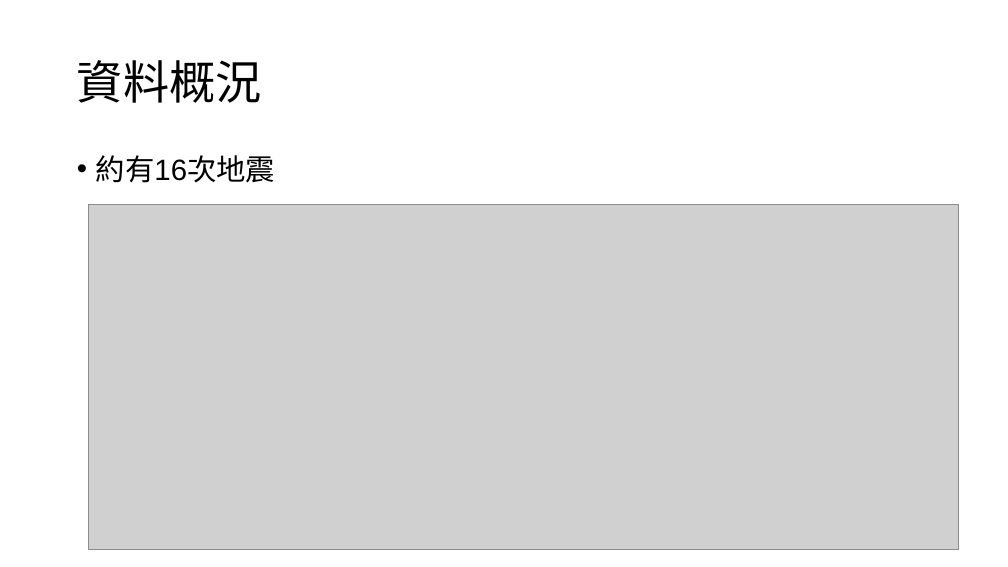
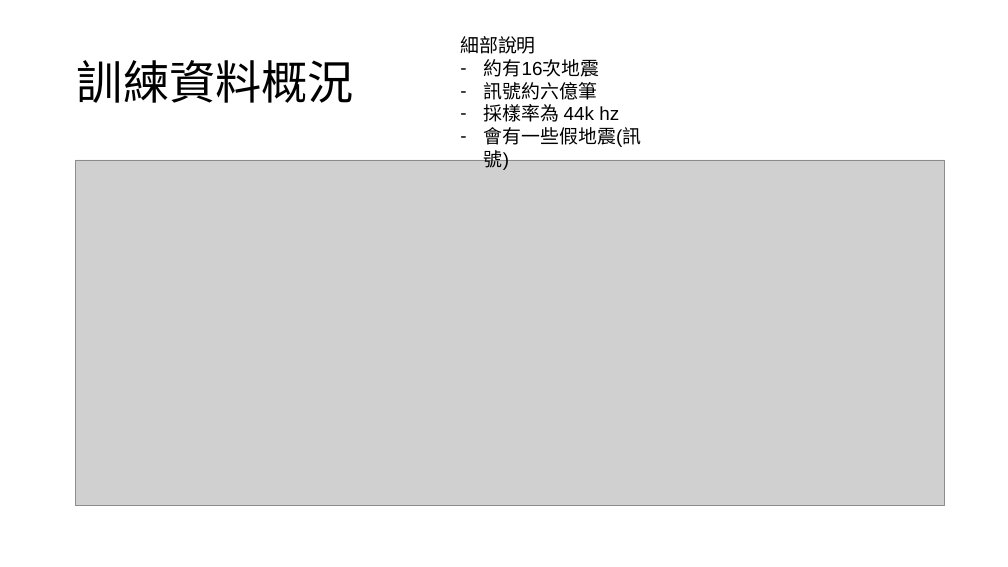
Before and after one commit to ept106354026/LANL-Earthquake-Prediction, a slide deck: slide 3 of 地震預測分析說明.pptx. Drawn at 1008x567 pixels with LibreOffice and Linux fonts; fonts in the diff are those of the drawing; grey boxes stand for pictures. Boxes give left, top, right and bottom in pixels: in the first picture for what was removed or moved away, otherwise in the second. Text is boxed around its words. In the diff, an @@ line names an element or a change of style, - is before the commit and + after.

```diff
--- a/地震預測分析說明.pptx
+++ b/地震預測分析說明.pptx
@@ text added at (460,36,641,170), 18 pt, text #000000 @@
+細部說明
+– 約有16次地震
+– 訊號約六億筆
+– 採樣率為 44k hz
+– 會有一些假地震(訊號)
@@ title at (77,60,354,103): text changed @@
-資料概況
+訓練資料概況
@@ picture: place and size @@
-picture at (88,204,958,550)
+picture at (76,160,945,506)
@@ text removed at (96,155,275,183) @@
-• 約有16次地震
```
Also in this commit, not shown: 3 other slides changed, 6 slides added, 1 slide removed.
